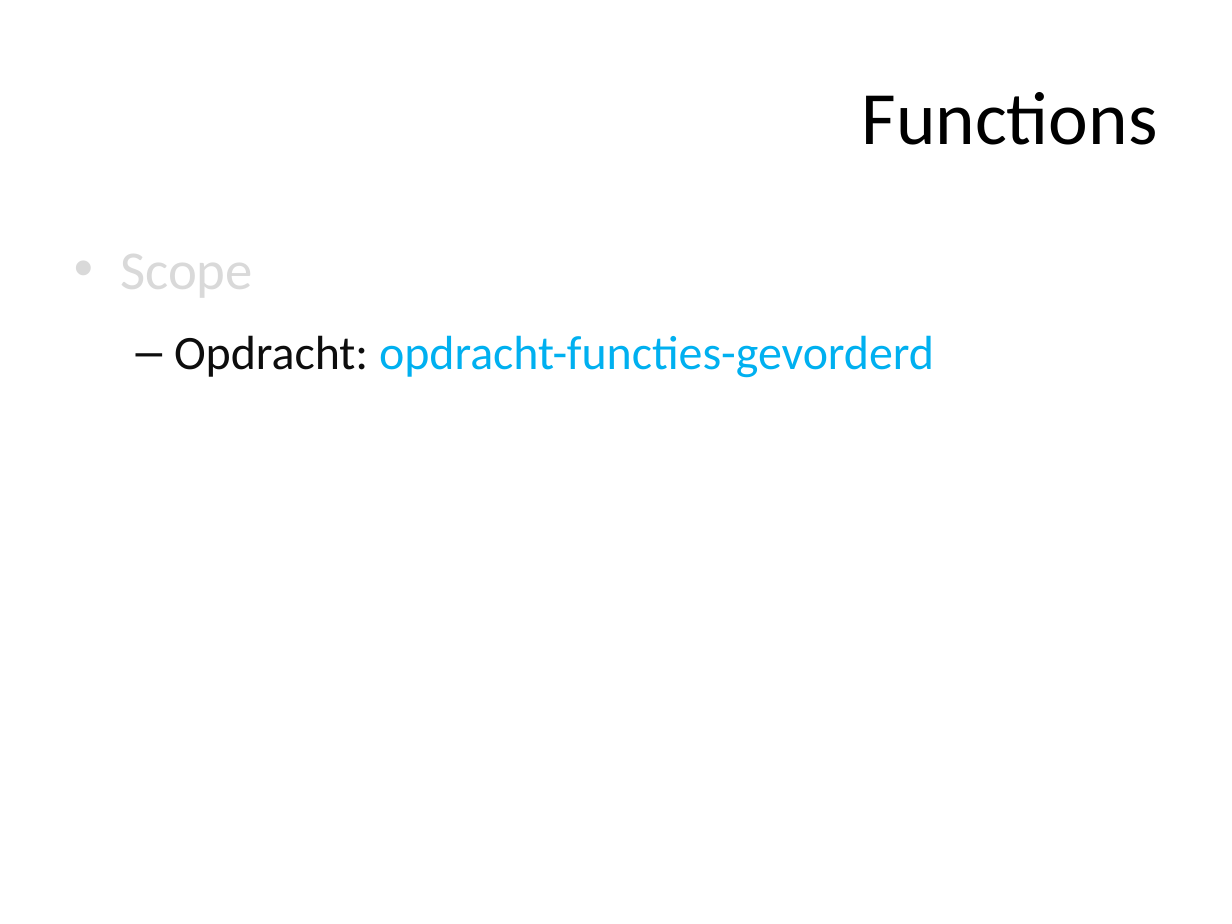
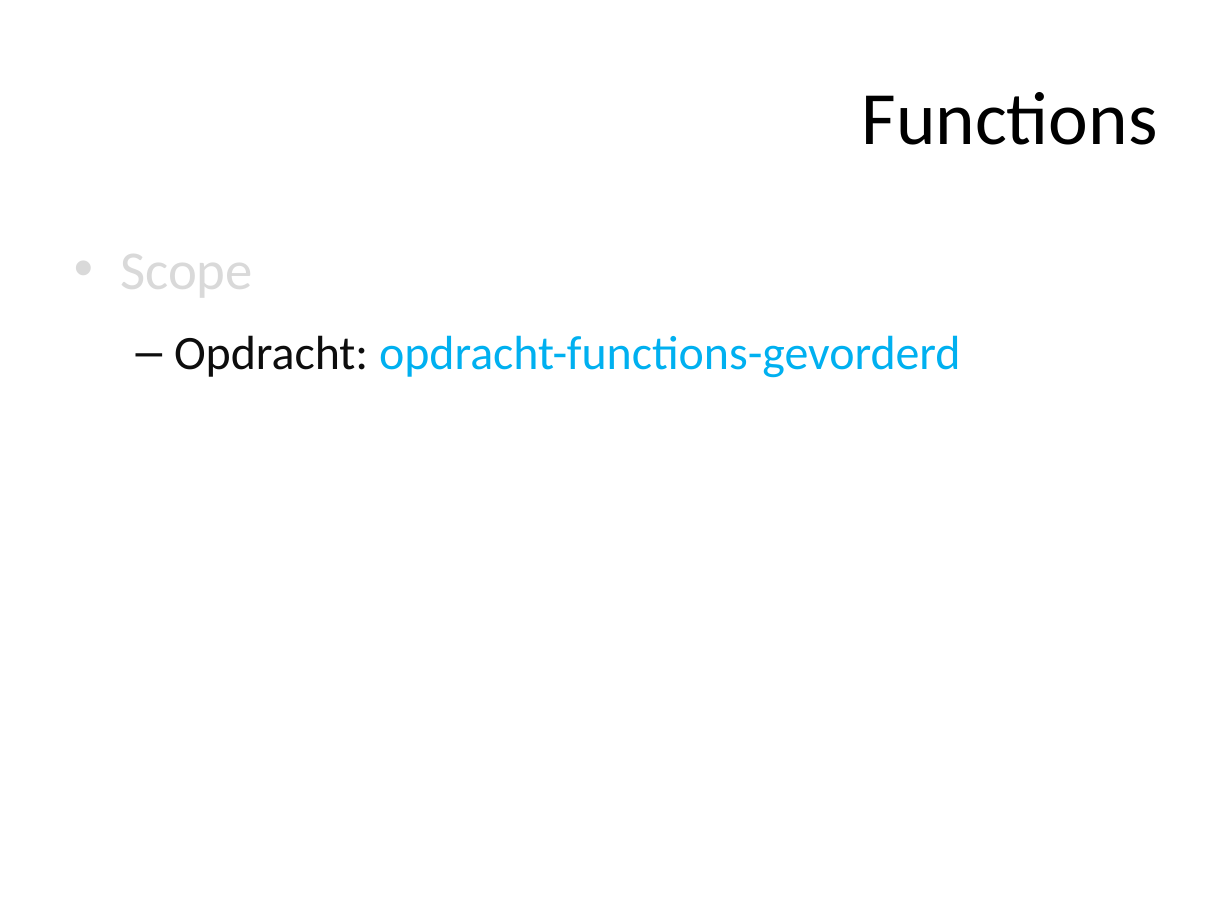
Before and after one commit to ajkea/web-backend-1, a slide deck: slide 81 of public/cursus/web-backend-cursus.pptx. Drawn at 1232x924 pixels with LibreOffice and Linux fonts; fonts in the diff are those of the drawing. Boxes give left, top, right and bottom in pixels: in the first picture for what was removed or moved away, otherwise in the second. Text is boxed around its words. In the diff, an @@ line names an element or a change of style, - is before the commit and + after.

Commit message:
Change opdracht functions name

```diff
--- a/public/cursus/web-backend-cursus.pptx
+++ b/public/cursus/web-backend-cursus.pptx
@@ text at (174, 335, 960, 378): text changed @@
-  – Opdracht: opdracht-functies-gevorderd
+  – Opdracht: opdracht-functions-gevorderd
```
Also in this commit, not shown: 2 other slides changed, 7 other files.
